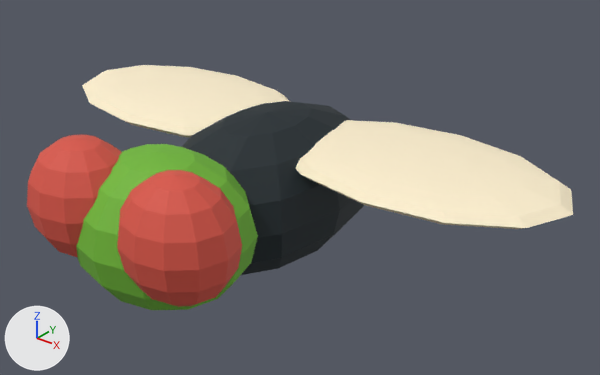
The glTF model godot/Models/fly.glb, before and after one commit.
One viewpoint serves both versions: a camera (50 mm lens) standing at (0.84, -0.964, 0.892) and looking at (0.074, -0.007, 0.298). Arrows for +X, +Y and +Z are at lower left; the lights stay in place. The picture after the commit comes second.

The first picture shows 'Body', 'Head', 'Huge eye', 'Huge eye.001', 'Wing', 'Wing.001'.
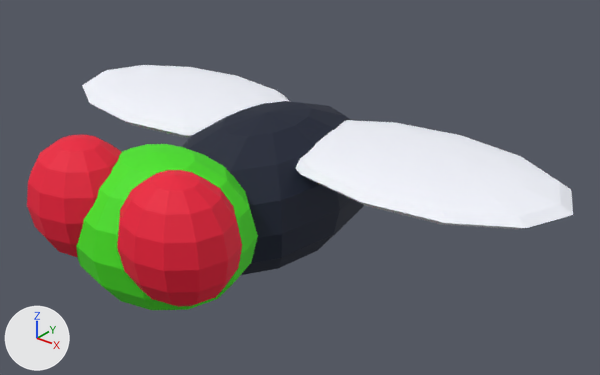
Changed parts and their boxes (x1, y1, x2, y2) in the pictures (600 x 375 px):
'Wing.001', recoloured (beige to white): (295, 120, 573, 229) in both
'Huge eye.001', recoloured: (117, 170, 242, 307) in both
'Head', recoloured: (76, 144, 258, 310) in both
'Wing', recoloured (beige to white): (82, 65, 289, 137) in both
'Huge eye', recoloured: (27, 135, 122, 257) in both

The edits, one by one:
Material 'green' (mat_green) changes colour from green #70b835 to green #47e51b; in linear values from (0.162, 0.479, 0.0356) to (0.063, 0.784, 0.011).
Material 'red' (mat_red) changes colour from red #d95546 to red #ed1237; in linear values from (0.694, 0.0908, 0.0612) to (0.847, 0.00605, 0.0382).
Material 'white' (mat_white) changes colour from beige #fff1d0 to white #f5f7ff; in linear values from (1.0, 0.88, 0.631) to (0.913, 0.93, 1.0).
